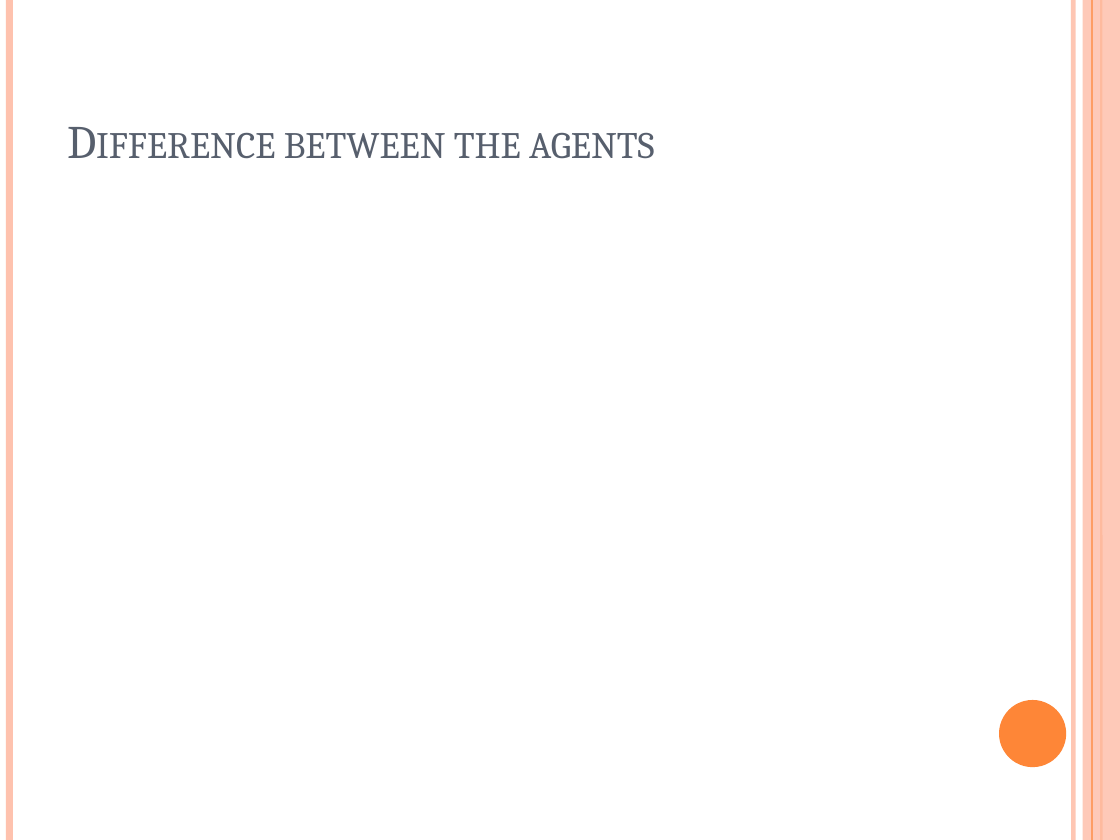
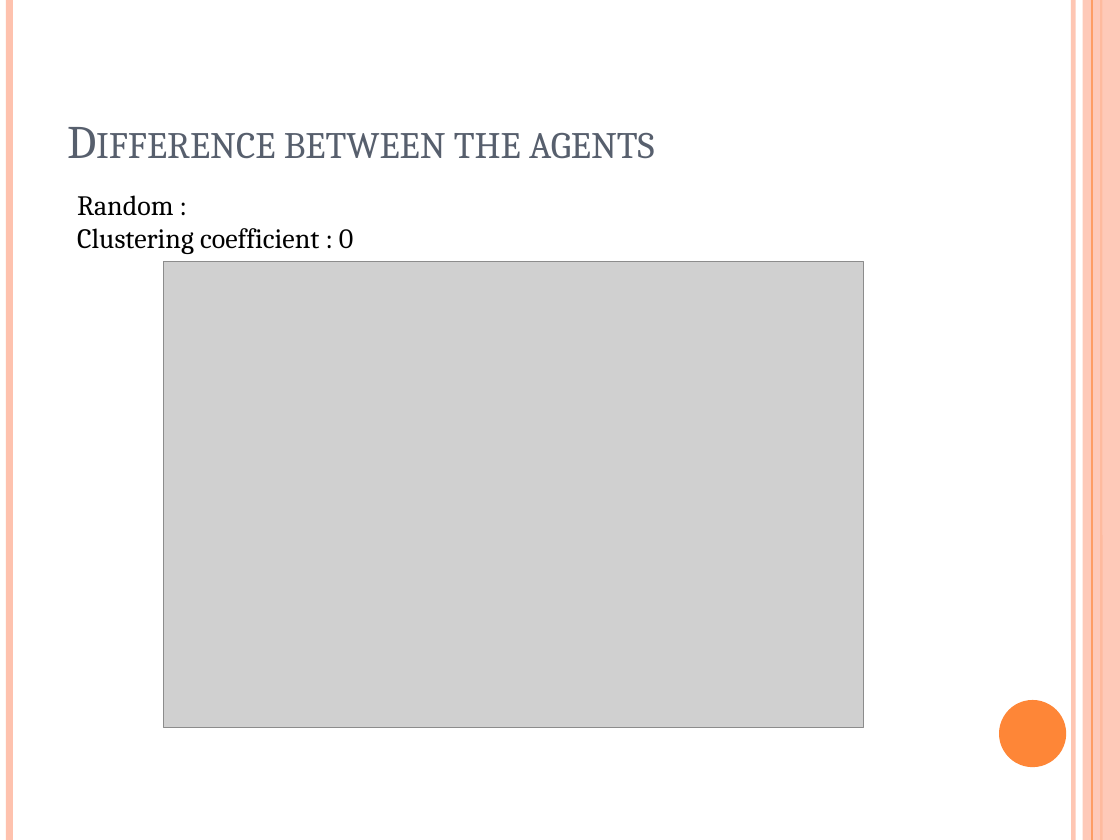
Before and after one commit to wouterbeek/DataHives, a slide deck: slide 9 of report/Bachelor presentation.pptx (slide 6 before the commit). Drawn at 1120x840 pixels with LibreOffice and Linux fonts; fonts in the diff are those of the drawing; grey boxes stand for pictures. Boxes give left, top, right and bottom in pixels: in the first picture for what was removed or moved away, otherwise in the second. Text is boxed around its words. In the diff, an @@ line names an element or a change of style, - is before the commit and + after.

```diff
--- a/report/Bachelor presentation.pptx
+++ b/report/Bachelor presentation.pptx
@@ text added at (77,195,353,254), 18 pt, text #000000 @@
+Random :
+Clustering coefficient : 0
@@ picture added at (164,261,864,728) @@
```
Also in this commit, not shown: 5 other slides changed, 5 slides added.
